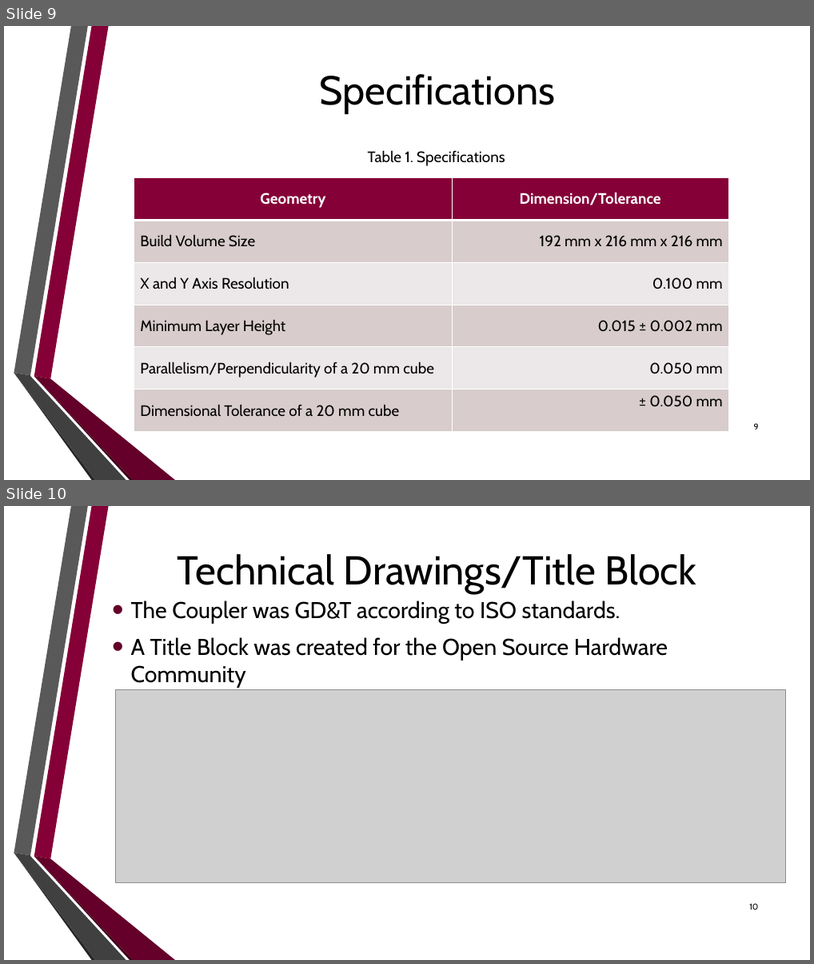
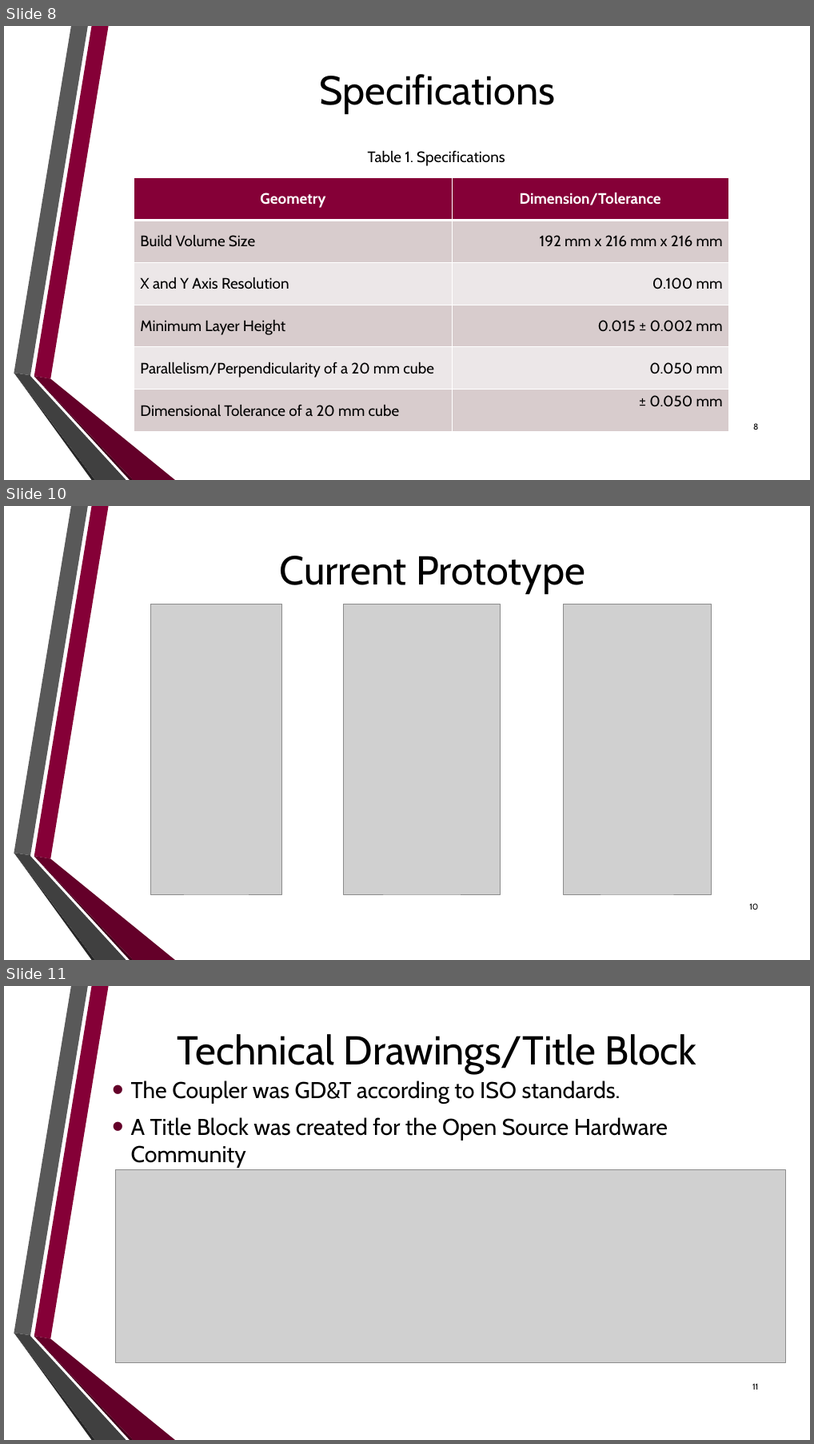
Before and after one commit to dan-olsen/SeniorDesign, a slide deck: Presentations/DesignPres/DesignPres-75.pptx. Shown one above the other, each under a label of ours: slides 9 and 10 before the commit, slides 8, 10 and 11 after it; the slides between them are not shown. The pictures are 814x964 and 814x1444 pixels, drawn with LibreOffice and Linux fonts; fonts in the diff are those of the drawing; grey boxes stand for pictures; background and template pictures are left out. Boxes give left, top, right and bottom in pixels: in the first picture for what was removed or moved away, otherwise in the second. Text is boxed around its words. In the diff, an @@ line names an element or a change of style, - is before the commit and + after.

```diff
--- a/Presentations/DesignPres/DesignPres-75.pptx
+++ b/Presentations/DesignPres/DesignPres-75.pptx
@@ slide 10 added at (4,506,810,960), background picture (left out); not listed: 6 template elements that a slide beside it also shows @@
@@ title added at (280,556,586,593), 48 pt, text #000000 @@
+Current Prototype
@@ picture added at (150,604,282,894) @@
@@ picture added at (344,604,501,894) @@
@@ picture added at (563,604,712,894) @@
@@ page number added at (750,903,758,909), 10 pt, text #000000 @@
+10
@@ what was slide 9 is now slide 8 @@
@@ page number at (754,423,758,429): text changed @@
-9
+8
@@ what was slide 10 is now slide 11 @@
@@ page number at (753,1383,758,1389): text changed @@
-10
+11
```
Also in this commit, not shown: 1 slide changed.
